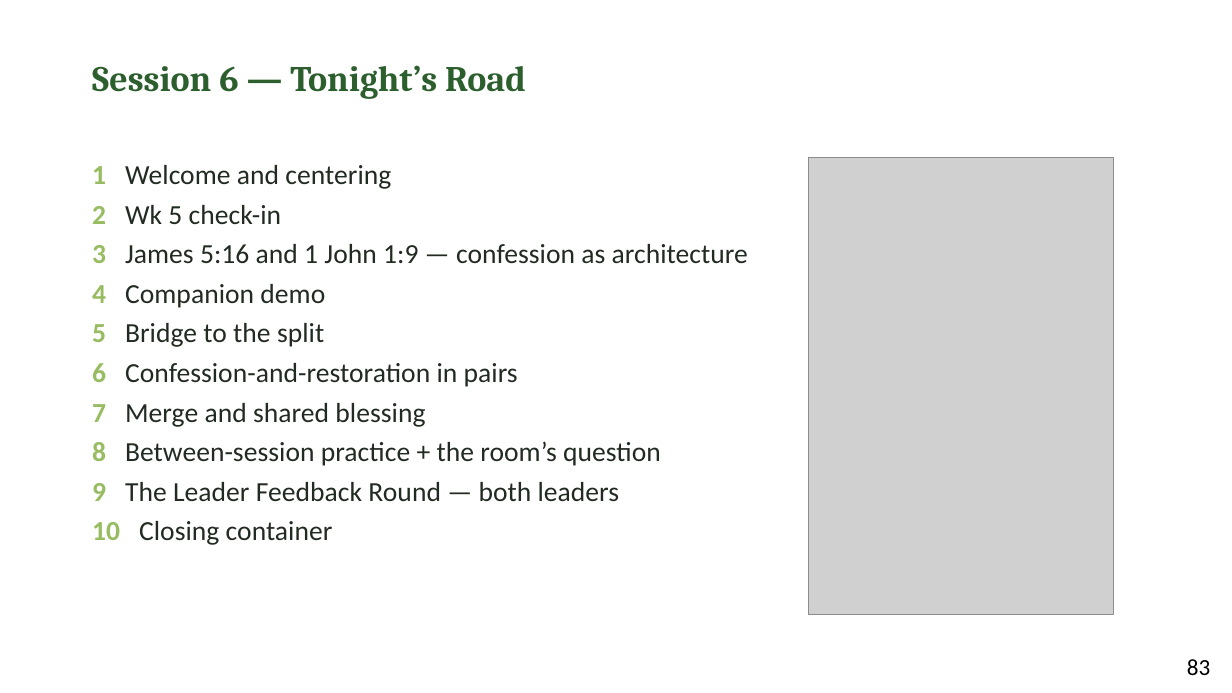
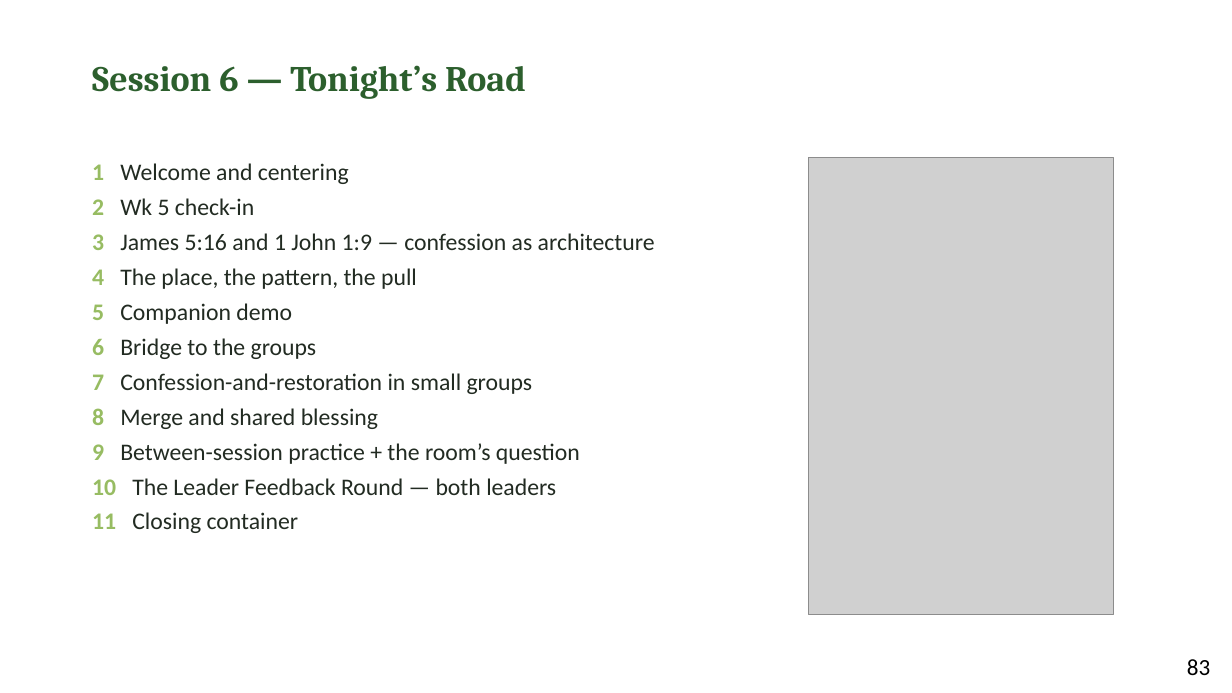
Before and after one commit to jgtittle-ministries/fellowship-of-the-heart-pilot-at-cca-dev, a slide deck: slide 4 of _implementation-notes/evening-series/FotH Evening Session 6 Slides DRAFT v1.pptx. Drawn at 1232x693 pixels with LibreOffice and Linux fonts; fonts in the diff are those of the drawing; grey boxes stand for pictures. Boxes give left, top, right and bottom in pixels: in the first picture for what was removed or moved away, otherwise in the second. Text is boxed around its words. In the diff, an @@ line names an element or a change of style, - is before the commit and + after.

```diff
--- a/_implementation-notes/evening-series/FotH Evening Session 6 Slides DRAFT v1.pptx
+++ b/_implementation-notes/evening-series/FotH Evening Session 6 Slides DRAFT v1.pptx
@@ text at (x1=92, y1=163, x2=655, y2=250): size 21.6 to 18.5 pt in "1 Welcome and centering", "2 Wk 5 check-in", "3 James 5:16 and 1 John 1:9 ..." @@
@@ text at (x1=92, y1=268, x2=580, y2=533): text changed; size 21.6 to 18.5 pt @@
-4 Companion demo
-5 Bridge to the split
-6 Confession-and-restoration in pairs
-7 Merge and shared blessing
-8 Between-session practice + the room’s question
-9 The Leader Feedback Round — both leaders
-10 Closing container
+4 The place, the pattern, the pull
+5 Companion demo
+6 Bridge to the groups
+7 Confession-and-restoration in small groups
+8 Merge and shared blessing
+9 Between-session practice + the room’s question
+10 The Leader Feedback Round — both leaders
+11 Closing container
```
Also in this commit, not shown: 12 other slides changed, 1 slide added, 51 other files.
